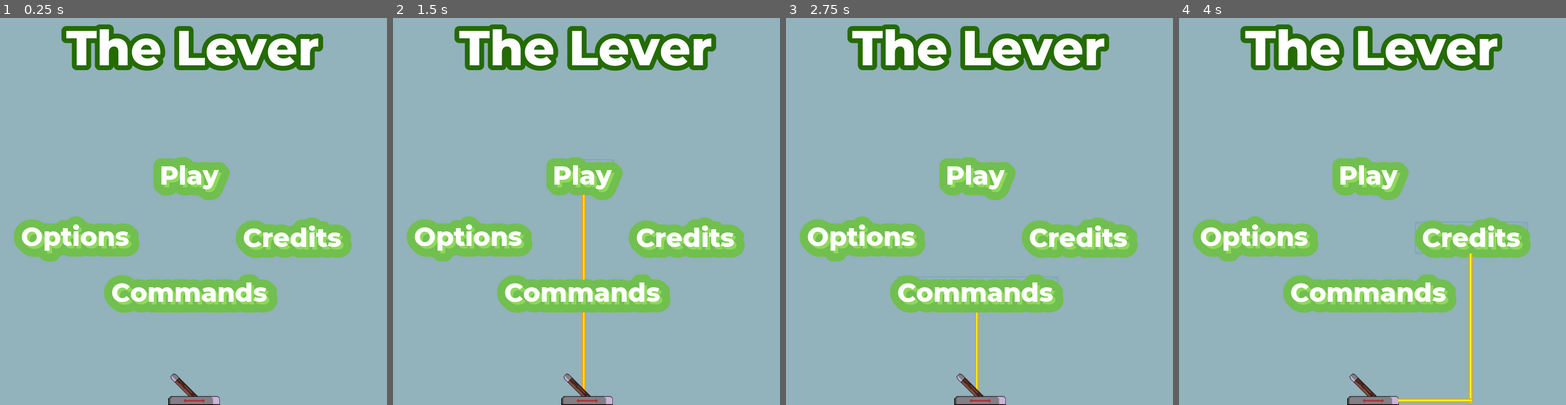
Above: before the commit, frames 1-4 (left to right).
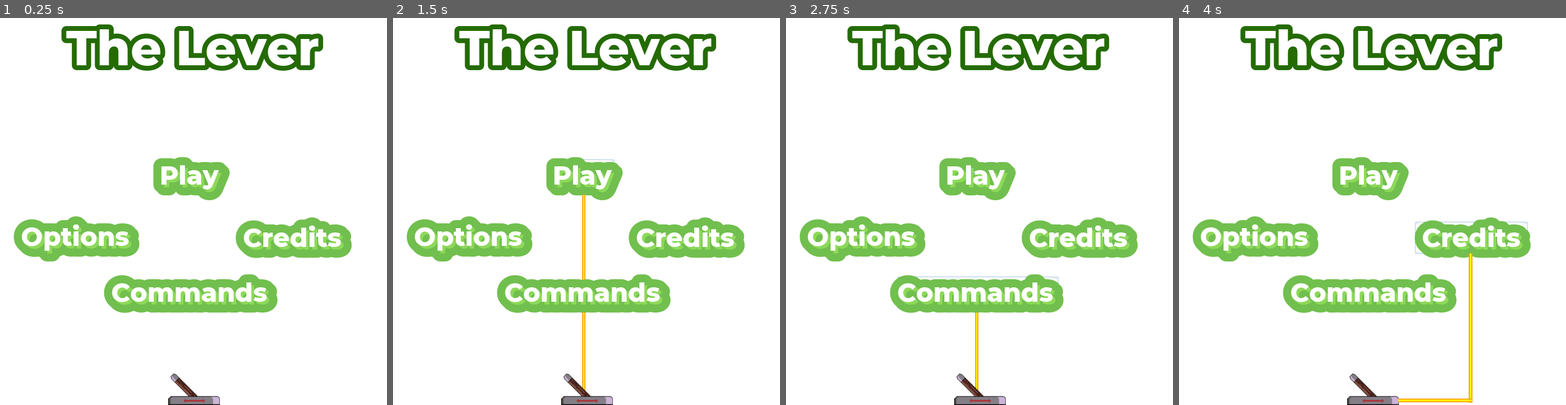
Above: after the commit, the same moments.

Repository: SRWGShinyo/The-Lever
Game: Godot game, scene res://scenes/TitleScreen.tscn
Two runs of this game, one before a commit and one after it. Both use one fixed random seed, a clock stepped at 60 frames per second and the inputs below.
Inputs:
- Up to frame 1 (0.25 s): no input
- Up to frame 2 (1.5 s): click "Play" at 0.5 s; click "Play" at 1.25 s
- Up to frame 3 (2.75 s): click "Commands" at 2 s
- Up to frame 4 (4 s): click "Options" at 2.75 s; click "Credits" at 3.5 s

The runs differ from the first frame. In frame 1, 83% of the frame differs, in the area x 0-100%, y 0-100%; in frame 2, 83%; in frame 3, 83%; in frame 4, 83%.

Commit message:
background: added a background to our of all scenes.

Diff:
--- a/scenes/Level1.tscn
+++ b/scenes/Level1.tscn
@@ -1,10 +1,11 @@
-[gd_scene load_steps=6 format=2]
+[gd_scene load_steps=7 format=2]
 
 [ext_resource path="res://scenes/Level1.gd" type="Script" id=1]
 [ext_resource path="res://Objects/Floor.tscn" type="PackedScene" id=2]
 [ext_resource path="res://Objects/Player.tscn" type="PackedScene" id=3]
 [ext_resource path="res://Objects/Lever.tscn" type="PackedScene" id=4]
 [ext_resource path="res://Objects/Roof.tscn" type="PackedScene" id=5]
+[ext_resource path="res://Objects/BG.tscn" type="PackedScene" id=6]
 
 [node name="Level1Root" type="Node2D"]
 script = ExtResource( 1 )
@@ -18,4 +19,6 @@
 position = Vector2( 430, 590 )
 
 [node name="Roof" parent="." instance=ExtResource( 5 )]
+
+[node name="BG" parent="." instance=ExtResource( 6 )]
 [connection signal="clicked" from="Lever" to="." method="_on_Lever_clicked"]
--- a/scenes/Level2.tscn
+++ b/scenes/Level2.tscn
@@ -10,11 +10,12 @@
 [ext_resource path="res://resources/sprites/os.png" type="Texture" id=8]
 [ext_resource path="res://Objects/Rail.tscn" type="PackedScene" id=9]
 [ext_resource path="res://Objects/Roof.tscn" type="PackedScene" id=10]
+[ext_resource path="res://Objects/BG.tscn" type="PackedScene" id=11]
 
-[sub_resource type="RectangleShape2D" id=5]
+[sub_resource type="RectangleShape2D" id=1]
 extents = Vector2( 20.0851, 19.7614 )
 
-[sub_resource type="RectangleShape2D" id=3]
+[sub_resource type="RectangleShape2D" id=2]
 extents = Vector2( 16.1007, 7.41296 )
 
 [node name="Level2Root" type="Node2D"]
@@ -32,6 +33,9 @@
 editor/display_folded = true
 position = Vector2( 43.0003, 404.003 )
 
+[node name="AnimatedSprite" parent="Platform/Path2D/PathFollow2D" index="0"]
+frame = 0
+
 [node name="Dog" parent="." instance=ExtResource( 6 )]
 editor/display_folded = true
 position = Vector2( 330.352, 596.079 )
@@ -39,9 +43,12 @@
 [node name="Clickable" parent="Dog" index="0"]
 script = null
 
+[node name="AnimatedSprite" parent="Dog/Clickable/ClickableArea" index="1"]
+frame = 4
+
 [node name="CollisionShape2D" parent="Dog/Clickable/ClickableArea" index="2"]
 position = Vector2( 1.10416, 4.23267 )
-shape = SubResource( 5 )
+shape = SubResource( 1 )
 
 [node name="Bone" parent="." instance=ExtResource( 7 )]
 position = Vector2( 199.726, 184.363 )
@@ -63,6 +70,8 @@
 position = Vector2( 282.152, 563.436 )
 
 [node name="Roof" parent="." instance=ExtResource( 10 )]
+
+[node name="BG" parent="." instance=ExtResource( 11 )]
 [connection signal="clicked" from="Lever" to="." method="_on_Lever_clicked"]
 
 [editable path="Platform"]
--- a/scenes/TitleScreen.tscn
+++ b/scenes/TitleScreen.tscn
@@ -7,6 +7,7 @@
 [ext_resource path="res://scenes/PlayButton.tscn" type="PackedScene" id=5]
 [ext_resource path="res://scenes/OptionsButton.tscn" type="PackedScene" id=6]
 [ext_resource path="res://scenes/CreditButton.tscn" type="PackedScene" id=7]
+[ext_resource path="res://resources/sprites/BG/BGW1_White.png" type="Texture" id=8]
 
 [sub_resource type="DynamicFont" id=1]
 size = 90
@@ -149,6 +150,14 @@
 margin_right = 107.0
 margin_bottom = 336.0
 custom_styles/panel = SubResource( 7 )
+
+[node name="CanvasLayer2" type="CanvasLayer" parent="."]
+layer = -3
+
+[node name="Sprite" type="Sprite" parent="CanvasLayer2"]
+position = Vector2( 359.276, 360.568 )
+scale = Vector2( 2.3, 2.3 )
+texture = ExtResource( 8 )
 [connection signal="button_down" from="CanvasLayer/CommandButton" to="." method="_on_CommandButton_button_down"]
 [connection signal="pressed" from="CanvasLayer/CommandButton" to="." method="_on_CommandButton_pressed"]
 [connection signal="clicked" from="CanvasLayer/LeverRoot" to="." method="_on_LeverRoot_clicked"]
Not shown: 2 places in scenes/Level2.tscn that only renumber resources
Not shown: 1 places in scenes/TitleScreen.tscn that only renumber resources
